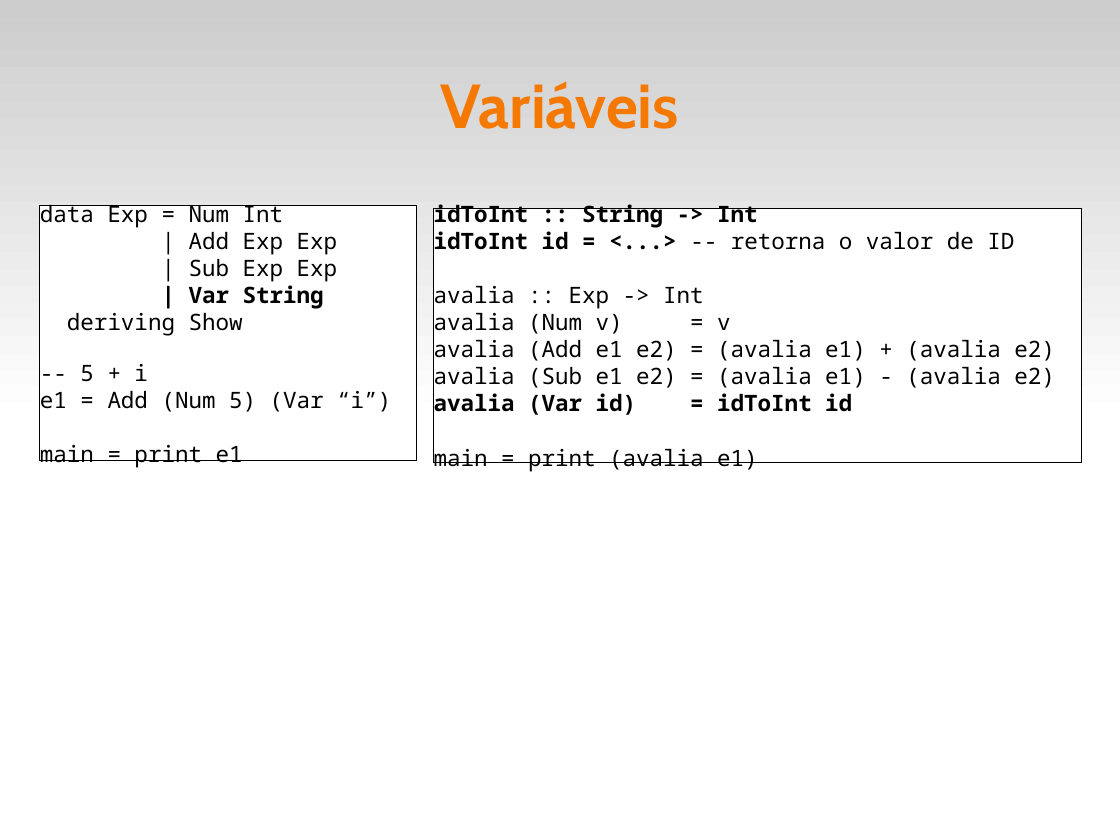
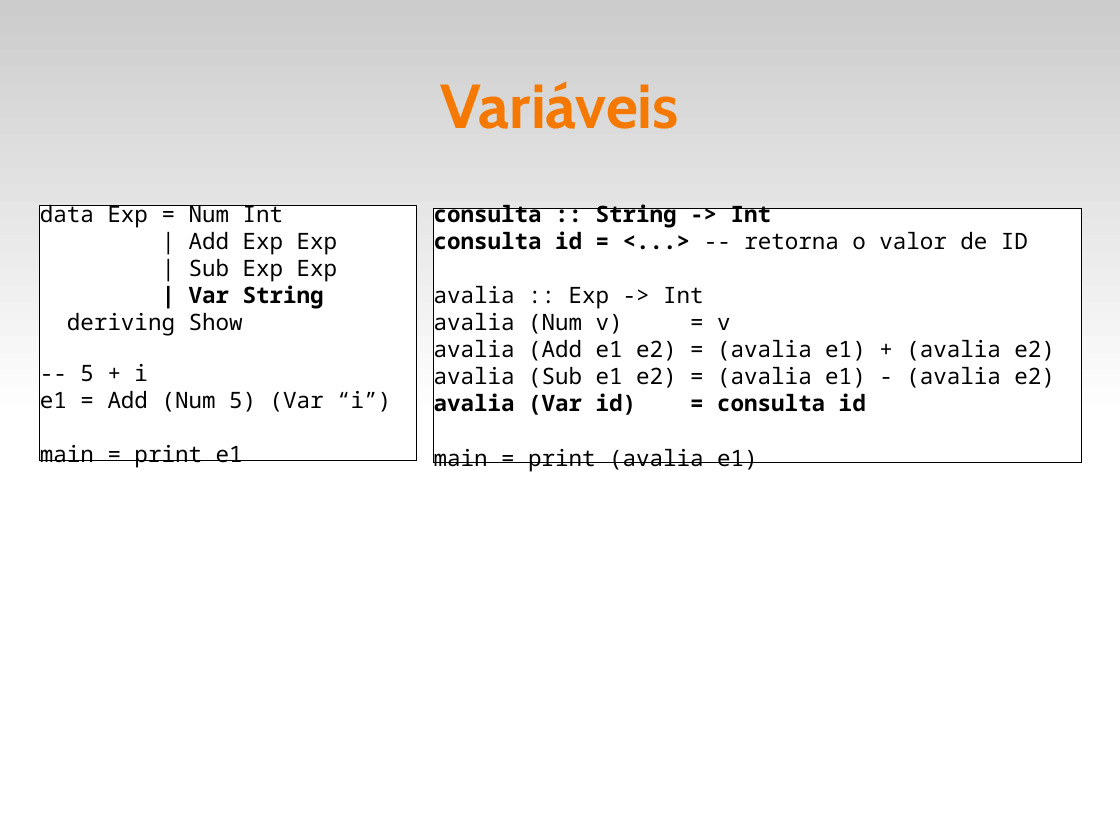
Before and after one commit to fsantanna-uerj/EDL, a slide deck: slide 5 of slides/edl-12-lang.odp. Drawn at 1120x840 pixels with LibreOffice and Linux fonts; fonts in the diff are those of the drawing. Boxes give left, top, right and bottom in pixels: in the first picture for what was removed or moved away, otherwise in the second. Text is boxed around its words. In the diff, an @@ line names an element or a change of style, - is before the commit and + after.

```diff
--- a/slides/edl-12-lang.odp
+++ b/slides/edl-12-lang.odp
@@ text in rectangle at [434,204,1028,250]: text changed @@
-idToInt :: String -> Int
-idToInt id = <...> -- retorna o valor de ID
+consulta :: String -> Int
+consulta id = <...> -- retorna o valor de ID
@@ text in rectangle at [434,393,866,415]: text changed @@
-avalia (Var id) = idToInt id
+avalia (Var id) = consulta id
```
Also in this commit, not shown: 2 other slides changed, 1 other file.
